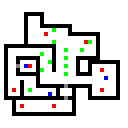
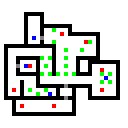
Revision of a layered (128, 128) image; what changed, layer by layer:
painted on "Layer" over box(44, 32, 64, 36)
painted on "Background" over box(32, 28, 112, 96)
